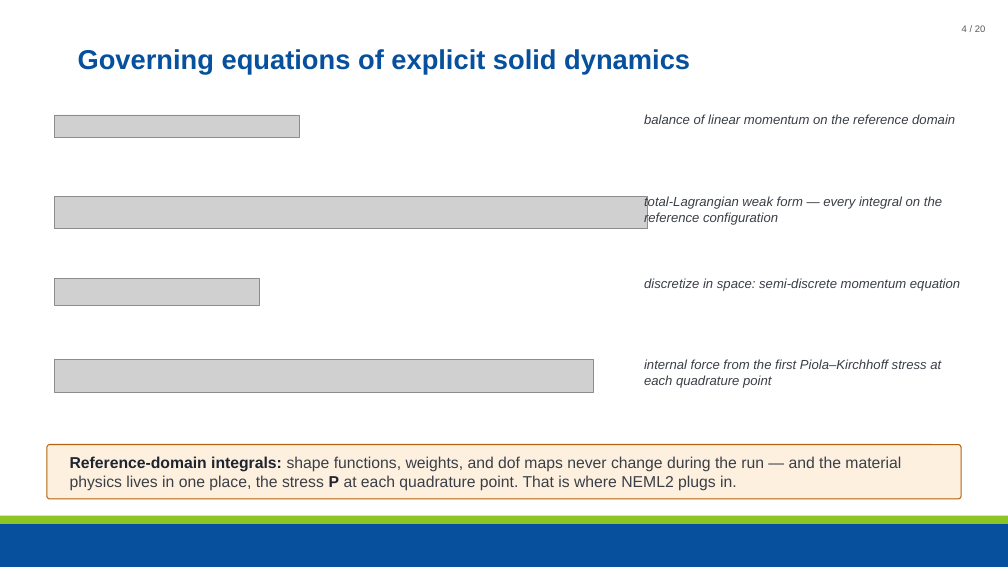
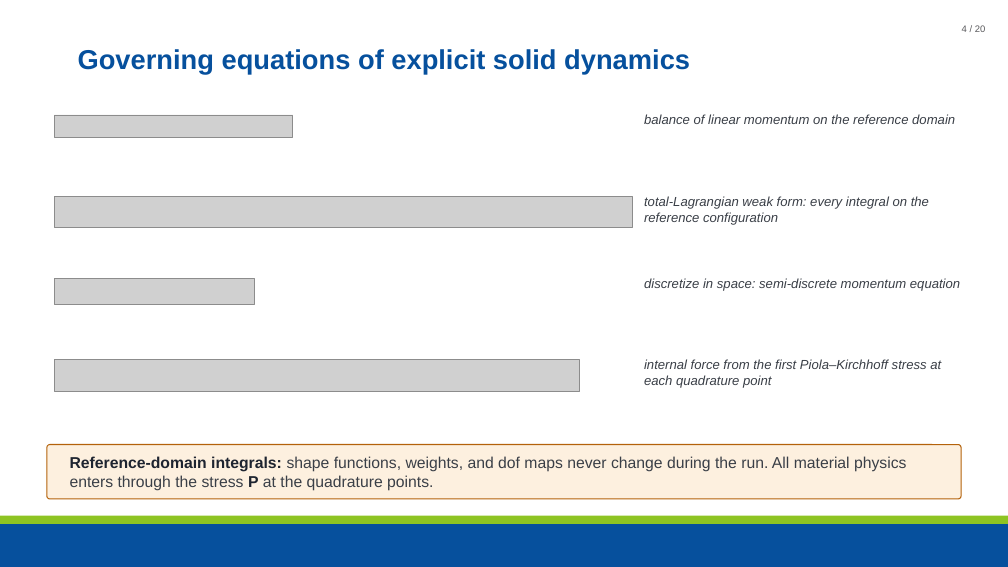
Before and after one commit to maxnezdyur/marlin, a slide deck: slide 4 of examples/impact/slide_assets/WCCM_NEML2_explicit_dynamics_v2.pptx. Drawn at 1008x567 pixels with LibreOffice and Linux fonts; fonts in the diff are those of the drawing; grey boxes stand for pictures; background and template pictures are left out. Boxes give left, top, right and bottom in pixels: in the first picture for what was removed or moved away, otherwise in the second. Text is boxed around its words. In the diff, an @@ line names an element or a change of style, - is before the commit and + after.

```diff
--- a/examples/impact/slide_assets/WCCM_NEML2_explicit_dynamics_v2.pptx
+++ b/examples/impact/slide_assets/WCCM_NEML2_explicit_dynamics_v2.pptx
@@ picture resized from (x1=54, y1=115, x2=299, y2=138) to (x1=54, y1=115, x2=293, y2=138) @@
@@ picture resized from (x1=54, y1=197, x2=648, y2=228) to (x1=54, y1=197, x2=632, y2=228) @@
@@ text at (x1=644, y1=196, x2=929, y2=225): text changed @@
-total-Lagrangian weak form — every integral on the reference configuration
+total-Lagrangian weak form: every integral on the reference configuration
@@ picture resized from (x1=54, y1=278, x2=259, y2=306) to (x1=54, y1=278, x2=254, y2=305) @@
@@ picture resized from (x1=54, y1=360, x2=594, y2=392) to (x1=54, y1=360, x2=579, y2=392) @@
@@ text at (x1=70, y1=456, x2=906, y2=491): text changed @@
-Reference-domain integrals: shape functions, weights, and dof maps never change during the run — and the material physics lives in one place, the stress P at each quadrature point. That is where NEML2 plugs in.
+Reference-domain integrals: shape functions, weights, and dof maps never change during the run. All material physics enters through the stress P at the quadrature points.
```
Also in this commit, not shown: 17 other slides changed, 1 other file.
